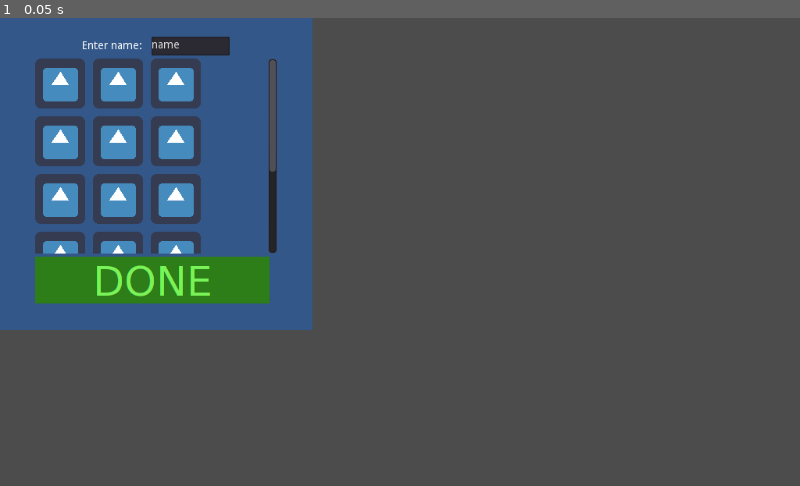
Above: before the commit, frame 1.
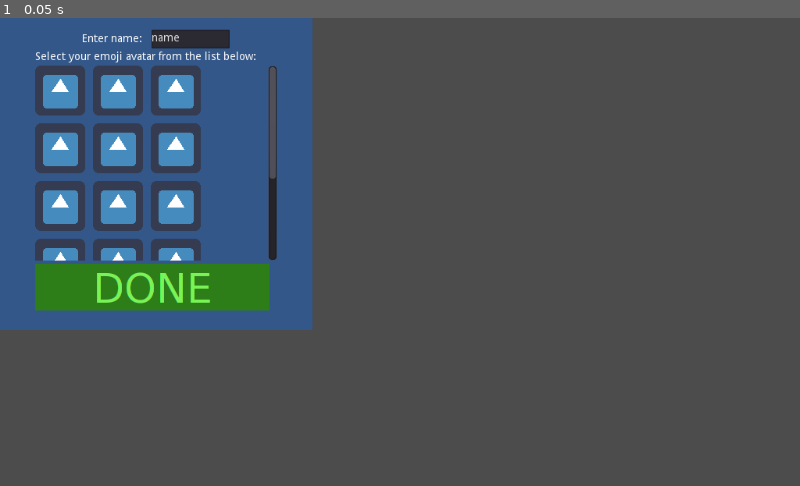
Above: after the commit, the same moment.

Repository: jmpoholarz/Memoji
Game: Godot game, scene res://selection GUI.tscn
Same seed, same stepped clock (60 frames per second), same inputs: the game is played once before the commit and once after it. The project has no main scene, so this scene is started directly. The engine's default icon, where the game draws it, is replaced by a stand-in: a white triangle on a blue panel in a dark square.
Inputs:
- Up to frame 1 (0.05 s): no input

The runs differ from the first frame. In frame 1, 6.2% of the frame differs, in the area x 4-35%, y 2-63%.

Commit message:
Added selection instruction label

Diff:
--- a/MemojiPlayer/selection GUI.tscn
+++ b/MemojiPlayer/selection GUI.tscn
@@ -100,9 +100,9 @@
 anchor_top = 0.0
 anchor_right = 0.0
 anchor_bottom = 0.0
-margin_top = 14.0
+margin_top = 5.0
 margin_right = 310.0
-margin_bottom = 38.0
+margin_bottom = 47.0
 rect_pivot_offset = Vector2( 0, 0 )
 rect_clip_content = false
 mouse_filter = 1
@@ -113,6 +113,7 @@
 
 [node name="HBoxContainer" type="HBoxContainer" parent="MarginContainer/HBoxContainer/VBoxContainer/VBoxContainer" index="0"]
 
+editor/display_folded = true
 anchor_left = 0.0
 anchor_top = 0.0
 anchor_right = 0.0
@@ -182,15 +183,51 @@
 caret_blink_speed = 0.65
 caret_moving_by_right_click = true
 
+[node name="VBoxContainer" type="VBoxContainer" parent="MarginContainer/HBoxContainer/VBoxContainer/VBoxContainer" index="1"]
+
+anchor_left = 0.0
+anchor_top = 0.0
+anchor_right = 0.0
+anchor_bottom = 0.0
+margin_top = 28.0
+margin_right = 310.0
+margin_bottom = 42.0
+rect_pivot_offset = Vector2( 0, 0 )
+rect_clip_content = false
+mouse_filter = 1
+mouse_default_cursor_shape = 0
+size_flags_horizontal = 1
+size_flags_vertical = 1
+alignment = 0
+
+[node name="Label" type="Label" parent="MarginContainer/HBoxContainer/VBoxContainer/VBoxContainer/VBoxContainer" index="0"]
+
+anchor_left = 0.0
+anchor_top = 0.0
+anchor_right = 0.0
+anchor_bottom = 0.0
+margin_right = 310.0
+margin_bottom = 14.0
+rect_pivot_offset = Vector2( 0, 0 )
+rect_clip_content = false
+mouse_filter = 2
+mouse_default_cursor_shape = 0
+size_flags_horizontal = 1
+size_flags_vertical = 4
+text = "Select your emoji avatar from the list below:  "
+percent_visible = 1.0
+lines_skipped = 0
+max_lines_visible = -1
+
 [node name="VBoxContainer2" type="VBoxContainer" parent="MarginContainer/HBoxContainer/VBoxContainer" index="1"]
 
 anchor_left = 0.0
 anchor_top = 0.0
 anchor_right = 0.0
 anchor_bottom = 0.0
-margin_top = 42.0
+margin_top = 51.0
 margin_right = 310.0
-margin_bottom = 292.0
+margin_bottom = 301.0
 rect_pivot_offset = Vector2( 0, 0 )
 rect_clip_content = false
 mouse_filter = 1
@@ -900,9 +937,9 @@
 anchor_top = 0.0
 anchor_right = 0.0
 anchor_bottom = 0.0
-margin_top = 296.0
+margin_top = 305.0
 margin_right = 310.0
-margin_bottom = 366.0
+margin_bottom = 375.0
 rect_min_size = Vector2( 70, 70 )
 rect_pivot_offset = Vector2( 0, 0 )
 rect_clip_content = false
